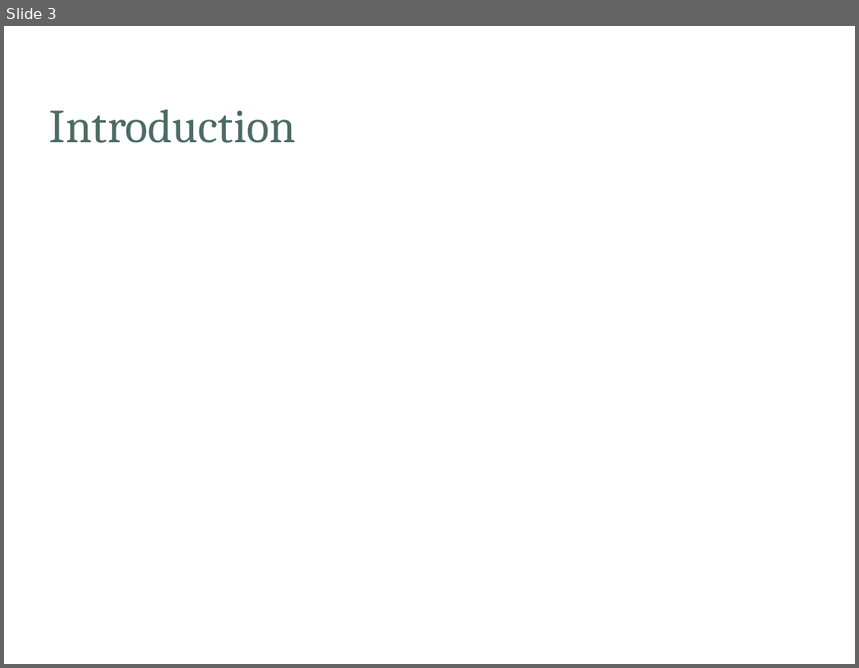
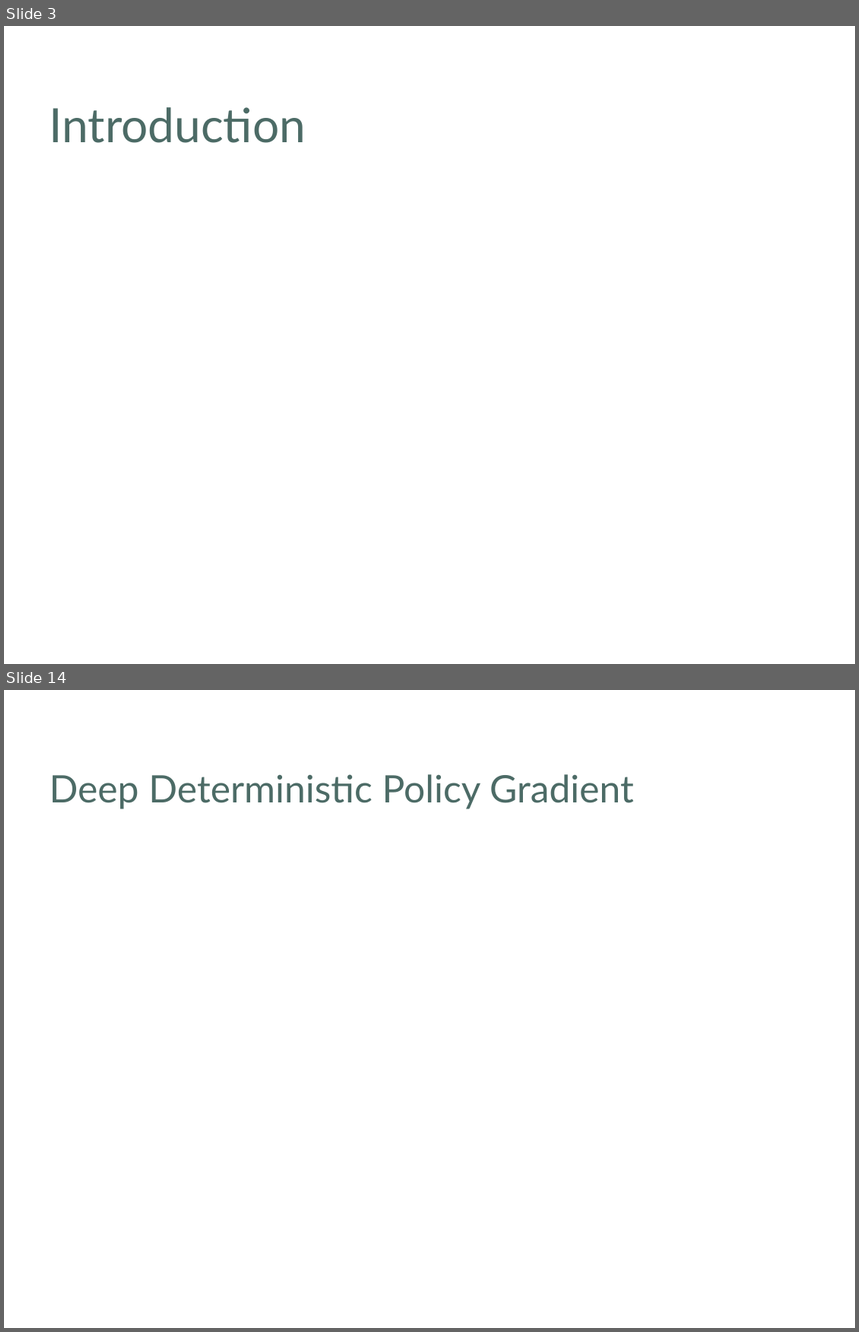
Before and after one commit to khulaifi95/ACS, a slide deck: Project/Presentation/Draft_Presentation.ppt. Shown one above the other, each under a label of ours: slide 3 before the commit, slides 3 and 14 after it; the slides between them are not shown. The pictures are 859x668 and 859x1332 pixels, drawn with LibreOffice and Linux fonts; fonts in the diff are those of the drawing; background and template pictures are left out. Boxes give left, top, right and bottom in pixels: in the first picture for what was removed or moved away, otherwise in the second. Text is boxed around its words. In the diff, an @@ line names an element or a change of style, - is before the commit and + after.

```diff
--- a/Project/Presentation/Draft_Presentation.ppt
+++ b/Project/Presentation/Draft_Presentation.ppt
@@ slide 14 added at bbox=[4, 690, 855, 1328], background picture (left out) @@
@@ title added at bbox=[50, 774, 634, 809], 32 pt, text #4C6B66 @@
+Deep Deterministic Policy Gradient
@@ slide 3 changed as well @@
@@ title "Introduction" at bbox=[50, 107, 306, 143]: font Cambria to Lato @@
```
Also in this commit, not shown: 1 other slide changed, 18 other slides added, 1 slide removed.
